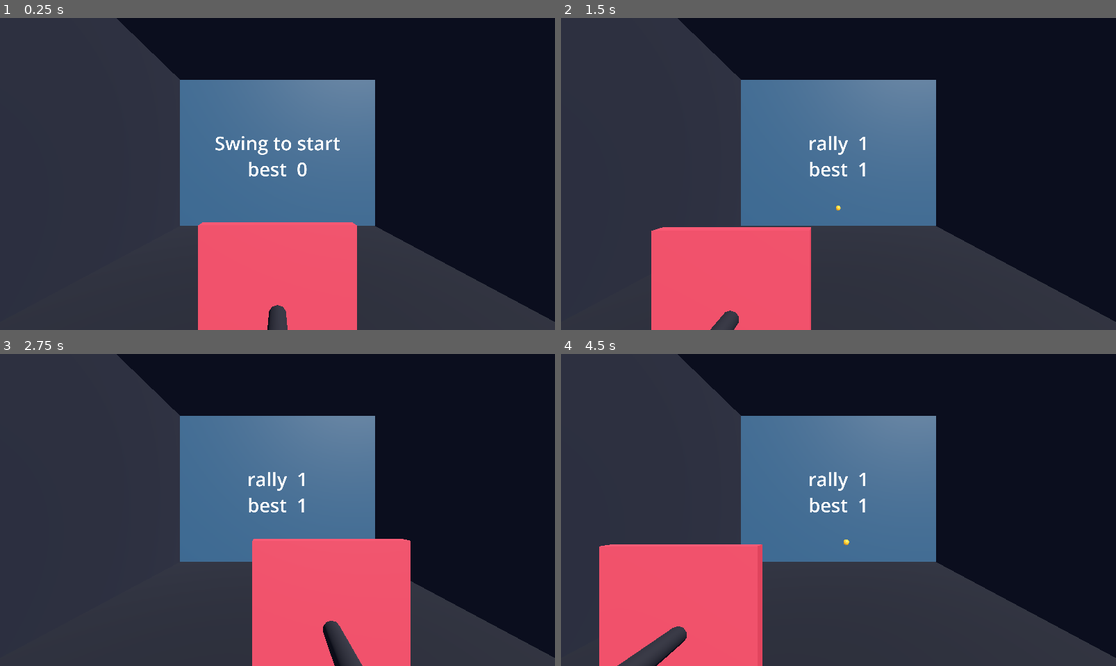
Above: before the commit, frames 1-4 (two rows, left to right).
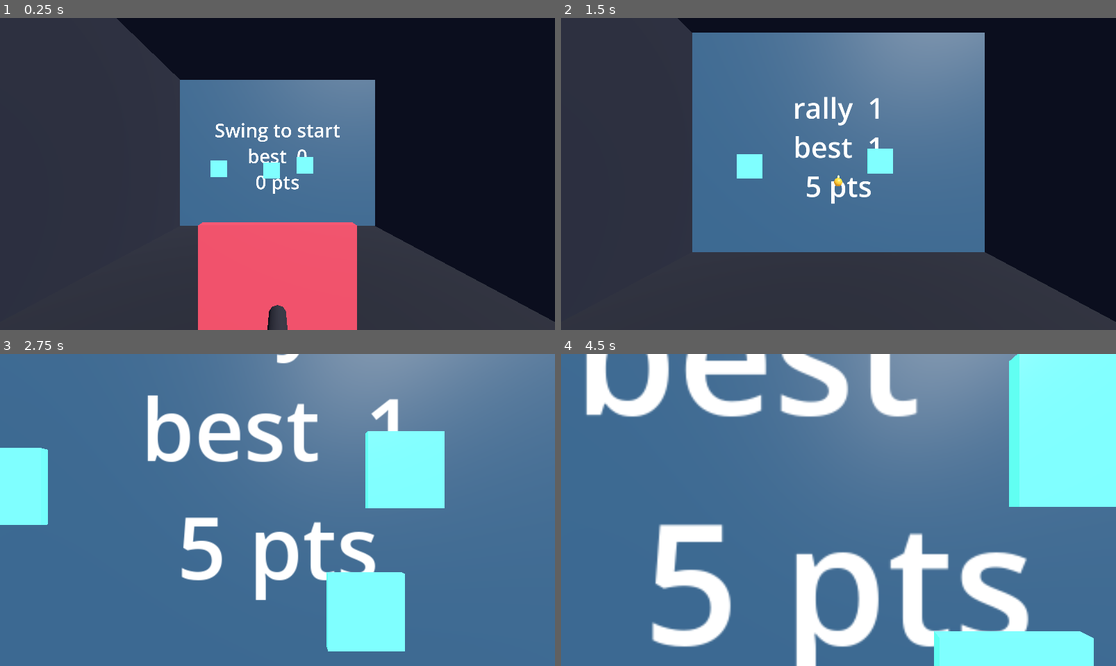
Above: after the commit, the same moments.

Repository: cascadiacollections/paddlequest
Game: Godot game, scene res://scenes/main.tscn
Two runs of this game, one before a commit and one after it. Both use one fixed random seed, a clock stepped at 60 frames per second and the inputs below.
Inputs (mouse positions are in pixels of both pictures, inside the frame that each line leads up to):
- Up to frame 1 (0.25 s): no input
- Up to frame 2 (1.5 s): tap Enter (ui_accept) at 0.5, 0.77 s; move the mouse to (866, 174) at 0.52 s; hold Page Up (ui_page_up) from 0.53 s (still down); move the mouse to (810, 174) at 1.27 s
- Up to frame 3 (2.75 s): keep holding Page Up (ui_page_up); tap Enter (ui_accept) at 1.52 s; move the mouse to (288, 503) at 2.02 s
- Up to frame 4 (4.5 s): keep holding Page Up (ui_page_up); move the mouse to (832, 516) at 2.77 s; tap Enter (ui_accept) at 3.02, 3.77 s; move the mouse to (877, 513) at 3.52 s; move the mouse to (794, 506) at 4.27 s

The runs differ from the first frame. In frame 1, 1.5% of the frame differs, in the area x 37-62%, y 33-57%; in frame 2, 30%; in frame 3, 89%, in the area x 0-100%, y 0-100%; in frame 4, 85%.

Commit message:
Wall targets, ball trail, forward locomotion, CI and devcontainer
Fixes a trajectory bug found while testing the targets: the serve aimed
straight at WallTarget and ignored gravity, so the ball dropped roughly
0.7m crossing the court and arrived at the wall around y=0.55 rather than
the intended 1.35. The whole rally had been playing out at knee height,
which also meant no wall target was ever reachable. The serve now solves
for the drop over the flight time, and arrives at y=1.32 as measured.

Adds three bonus panels on the front wall that relocate when struck, a
particle trail on the ball (a 16m/s ball is genuinely hard to track in a
headset), and forward/back motion on the right thumbstick since the left
stick's Y axis is spent on crouching.

CI exports a release APK and asserts the manifest still declares the Quest
VR entry points, so a preset regression fails the build rather than
producing an APK that installs and never launches. The devcontainer pins
the toolchain; it was built and its Godot, JDK, templates and Android SDK
verified from inside the image.

Co-Authored-By: Claude Opus 5 (1M context) <noreply@anthropic.com>

Diff:
--- a/scenes/main.tscn
+++ b/scenes/main.tscn
@@ -1,10 +1,11 @@
-[gd_scene load_steps=28 format=3]
+[gd_scene load_steps=36 format=3]
 
 [ext_resource type="Script" path="res://scripts/game.gd" id="1_game"]
 [ext_resource type="Script" path="res://scripts/paddle.gd" id="2_paddle"]
 [ext_resource type="Script" path="res://scripts/ball.gd" id="3_ball"]
 [ext_resource type="AudioStream" path="res://audio/bonk.wav" id="4_bonk"]
 [ext_resource type="Script" path="res://scripts/locomotion.gd" id="5_locomotion"]
+[ext_resource type="Script" path="res://scripts/targets.gd" id="6_targets"]
 
 [sub_resource type="Environment" id="Env_court"]
 background_mode = 1
@@ -88,6 +89,40 @@
 friction = 0.05
 bounce = 0.95
 
+[sub_resource type="StandardMaterial3D" id="Mat_target"]
+albedo_color = Color(0.3, 0.95, 0.65, 1)
+emission_enabled = true
+emission = Color(0.2, 1, 0.6, 1)
+emission_energy_multiplier = 1.4
+roughness = 0.3
+
+[sub_resource type="BoxMesh" id="Mesh_target"]
+size = Vector3(0.5, 0.5, 0.04)
+
+[sub_resource type="BoxShape3D" id="Shape_target"]
+size = Vector3(0.5, 0.5, 0.12)
+
+[sub_resource type="StandardMaterial3D" id="Mat_trail"]
+shading_mode = 0
+vertex_color_use_as_albedo = true
+albedo_color = Color(1, 0.7, 0.25, 1)
+transparency = 1
+blend_mode = 1
+
+[sub_resource type="SphereMesh" id="Mesh_trail"]
+material = SubResource("Mat_trail")
+radius = 0.022
+height = 0.044
+radial_segments = 6
+rings = 3
+
+[sub_resource type="ParticleProcessMaterial" id="Proc_trail"]
+particle_flag_disable_z = false
+gravity = Vector3(0, 0, 0)
+scale_min = 0.3
+scale_max = 1.0
+color = Color(1, 0.72, 0.25, 0.8)
+
 [sub_resource type="BoxShape3D" id="Shape_miss"]
 size = Vector3(6, 4.5, 0.4)
 
@@ -105,6 +140,7 @@
 [node name="XROrigin3D" type="XROrigin3D" parent="."]
 script = ExtResource("5_locomotion")
 controller_path = NodePath("LeftHand")
+forward_controller_path = NodePath("RightHand")
 
 [node name="XRCamera3D" type="XRCamera3D" parent="XROrigin3D"]
 near = 0.05
@@ -200,7 +236,7 @@
 transform = Transform3D(1, 0, 0, 0, 1, 0, 0, 0, 1, 0, 1.25, -1.2)
 mass = 0.06
 physics_material_override = SubResource("PhysMat_ball")
-gravity_scale = 0.3
+gravity_scale = 0.2
 script = ExtResource("3_ball")
 
 [node name="Mesh" type="MeshInstance3D" parent="Ball"]
@@ -210,9 +246,50 @@
 [node name="Collision" type="CollisionShape3D" parent="Ball"]
 shape = SubResource("Shape_ball")
 
+[node name="Trail" type="GPUParticles3D" parent="Ball"]
+amount = 28
+lifetime = 0.35
+local_coords = false
+draw_order = 0
+process_material = SubResource("Proc_trail")
+draw_pass_1 = SubResource("Mesh_trail")
+
 [node name="Bonk" type="AudioStreamPlayer3D" parent="Ball"]
 stream = ExtResource("4_bonk")
 unit_size = 6.0
+
+[node name="Targets" type="Node3D" parent="."]
+script = ExtResource("6_targets")
+
+[node name="T1" type="Area3D" parent="Targets"]
+transform = Transform3D(1, 0, 0, 0, 1, 0, 0, 0, 1, -1.4, 1.4, -6.18)
+
+[node name="Mesh" type="MeshInstance3D" parent="Targets/T1"]
+mesh = SubResource("Mesh_target")
+surface_material_override/0 = SubResource("Mat_target")
+
+[node name="Collision" type="CollisionShape3D" parent="Targets/T1"]
+shape = SubResource("Shape_target")
+
+[node name="T2" type="Area3D" parent="Targets"]
+transform = Transform3D(1, 0, 0, 0, 1, 0, 0, 0, 1, 0, 1.7, -6.18)
+
+[node name="Mesh" type="MeshInstance3D" parent="Targets/T2"]
+mesh = SubResource("Mesh_target")
+surface_material_override/0 = SubResource("Mat_target")
+
+[node name="Collision" type="CollisionShape3D" parent="Targets/T2"]
+shape = SubResource("Shape_target")
+
+[node name="T3" type="Area3D" parent="Targets"]
+transform = Transform3D(1, 0, 0, 0, 1, 0, 0, 0, 1, 1.4, 1.2, -6.18)
+
+[node name="Mesh" type="MeshInstance3D" parent="Targets/T3"]
+mesh = SubResource("Mesh_target")
+surface_material_override/0 = SubResource("Mat_target")
+
+[node name="Collision" type="CollisionShape3D" parent="Targets/T3"]
+shape = SubResource("Shape_target")
 
 [node name="MissZone" type="Area3D" parent="."]
 transform = Transform3D(1, 0, 0, 0, 1, 0, 0, 0, 1, 0, 2.25, 2.4)
--- a/scripts/ball.gd
+++ b/scripts/ball.gd
@@ -47,8 +47,23 @@
 	freeze = true
 	global_position = from
 	freeze = false
-	linear_velocity = (toward - from).normalized() * serve_speed
+	# Aim ballistically rather than straight down the line at the target. At
+	# this gravity the ball drops the better part of a metre crossing the
+	# court, which had the rally arriving around knee height.
+	var delta := toward - from
+	var flat := Vector3(delta.x, 0.0, delta.z)
+	var flight := flat.length() / serve_speed
+	var drop := 0.5 * _gravity_accel() * flight * flight
+	linear_velocity = flat.normalized() * serve_speed + Vector3.UP * (
+		(delta.y + drop) / maxf(flight, 0.001)
+	)
 	angular_velocity = Vector3.ZERO
+
+
+func _gravity_accel() -> float:
+	return float(
+		ProjectSettings.get_setting("physics/3d/default_gravity", 9.8)
+	) * gravity_scale
 
 
 func _integrate_forces(state: PhysicsDirectBodyState3D) -> void:
--- a/scripts/game.gd
+++ b/scripts/game.gd
@@ -15,11 +15,13 @@
 @onready var _miss_zone: Area3D = $MissZone
 @onready var _serve_point: Marker3D = $ServePoint
 @onready var _wall_target: Marker3D = $WallTarget
+@onready var _targets: Node3D = $Targets
 @onready var _left: XRController3D = $XROrigin3D/LeftHand
 @onready var _right: XRController3D = $XROrigin3D/RightHand
 
 var _rally := 0
 var _best := 0
+var _points := 0
 var _in_play := false
 var _xr := false
 var _since_progress := 0.0
@@ -41,6 +43,7 @@
 	_ball.wall_hit.connect(_on_wall_hit)
 	_ball.paddle_hit.connect(_on_paddle_hit)
 	_miss_zone.body_entered.connect(_on_miss)
+	_targets.target_hit.connect(_on_target_hit)
 	_left.button_pressed.connect(_on_button)
 	_right.button_pressed.connect(_on_button)
 
@@ -100,6 +103,12 @@
 	_paddle.pulse()
 
 
+func _on_target_hit(bonus: int) -> void:
+	_points += bonus
+	_since_progress = 0.0
+	_refresh_label()
+
+
 func _on_miss(body: Node3D) -> void:
 	if not _in_play or body != _ball:
 		return
@@ -109,6 +118,6 @@
 
 func _refresh_label(message := "") -> void:
 	if message != "":
-		_label.text = "%s\nbest  %d" % [message, _best]
+		_label.text = "%s\nbest  %d\n%d pts" % [message, _best, _points]
 	else:
-		_label.text = "rally  %d\nbest  %d" % [_rally, _best]
+		_label.text = "rally  %d\nbest  %d\n%d pts" % [_rally, _best, _points]
--- a/scripts/locomotion.gd
+++ b/scripts/locomotion.gd
@@ -1,12 +1,15 @@
 extends XROrigin3D
 
 ## Left thumbstick: X strafes, pushing down crouches, pushing up stands back up.
+## Right thumbstick Y moves forward and back, since the left stick's Y axis is
+## spent on crouching.
 ##
 ## Movement is relative to where the player is looking rather than where the
 ## origin happens to face, which is what people expect once they have turned
 ## their head away from the front wall.
 
 @export var controller_path: NodePath
+@export var forward_controller_path: NodePath
 @export var speed := 2.2
 @export var deadzone := 0.2
 @export var crouch_depth := 0.75
@@ -19,18 +22,20 @@
 @onready var _camera: XRCamera3D = $XRCamera3D
 
 var _controller: XRController3D
+var _forward_controller: XRController3D
 var _crouch := 0.0
 var _base_y := 0.0
 
 
 func _ready() -> void:
 	_controller = get_node_or_null(controller_path) as XRController3D
+	_forward_controller = get_node_or_null(forward_controller_path) as XRController3D
 	_base_y = position.y
 
 
 func _process(delta: float) -> void:
 	var stick := _read_stick()
-	_strafe(stick.x, delta)
+	_move(stick.x, _read_forward(), delta)
 	_crouch_toward(stick.y, delta)
 
 
@@ -46,16 +51,27 @@
 	)
 
 
-func _strafe(amount: float, delta: float) -> void:
-	if absf(amount) < 0.001:
+func _read_forward() -> float:
+	if _forward_controller != null:
+		var stick := _forward_controller.get_vector2("primary")
+		if stick.length() > deadzone:
+			return stick.y
+	return Input.get_axis("ui_page_down", "ui_page_up")
+
+
+func _move(strafe: float, forward: float, delta: float) -> void:
+	if absf(strafe) < 0.001 and absf(forward) < 0.001:
 		return
 
-	var right := _camera.global_transform.basis.x
+	var basis := _camera.global_transform.basis
+	var right := basis.x
+	var ahead := -basis.z
 	right.y = 0.0
-	if right.length_squared() < 0.0001:
+	ahead.y = 0.0
+	if right.length_squared() < 0.0001 or ahead.length_squared() < 0.0001:
 		return
 
-	var motion := right.normalized() * amount * speed * delta
+	var motion := (right.normalized() * strafe + ahead.normalized() * forward) * speed * delta
 	# Clamp where the head ends up rather than the origin: in roomscale the two
 	# can be a metre apart, and clamping the origin still lets the head clip a
 	# wall.
--- /dev/null
+++ b/scripts/targets.gd
@@ -0,0 +1,60 @@
+extends Node3D
+
+## Glowing panels on the front wall. Hitting one is worth bonus points; it then
+## goes dark and reappears elsewhere, so the wall always has something new to
+## aim at rather than being a flat backboard.
+
+signal target_hit(bonus: int)
+
+@export var bonus := 5
+@export var respawn_delay := 1.2
+## Vertical band the panels move within, kept around rally height.
+@export var height_range := Vector2(0.85, 1.9)
+
+## Each panel gets its own horizontal band so they cannot land on top of
+## each other.
+const BANDS: Array[Vector2] = [
+	Vector2(-2.1, -0.8),
+	Vector2(-0.6, 0.6),
+	Vector2(0.8, 2.1),
+]
+
+var _areas: Array[Area3D] = []
+
+
+func _ready() -> void:
+	for child in get_children():
+		var area := child as Area3D
+		if area == null:
+			continue
+		var index := _areas.size()
+		_areas.append(area)
+		area.body_entered.connect(_on_area_entered.bind(area, index))
+		_relocate(area, index)
+
+
+func _on_area_entered(body: Node3D, area: Area3D, index: int) -> void:
+	if body is not RigidBody3D or not area.monitoring:
+		return
+
+	# Deferred: Godot refuses to change monitoring from inside the physics
+	# callback that the signal fires in.
+	area.set_deferred("monitoring", false)
+	area.visible = false
+	target_hit.emit(bonus)
+
+	await get_tree().create_timer(respawn_delay).timeout
+	if not is_instance_valid(area):
+		return
+	_relocate(area, index)
+	area.visible = true
+	area.set_deferred("monitoring", true)
+
+
+func _relocate(area: Area3D, index: int) -> void:
+	var band: Vector2 = BANDS[index % BANDS.size()]
+	area.position = Vector3(
+		randf_range(band.x, band.y),
+		randf_range(height_range.x, height_range.y),
+		area.position.z
+	)
Not shown, added: .devcontainer/devcontainer.json
Not shown, added: scripts/targets.gd.uid
